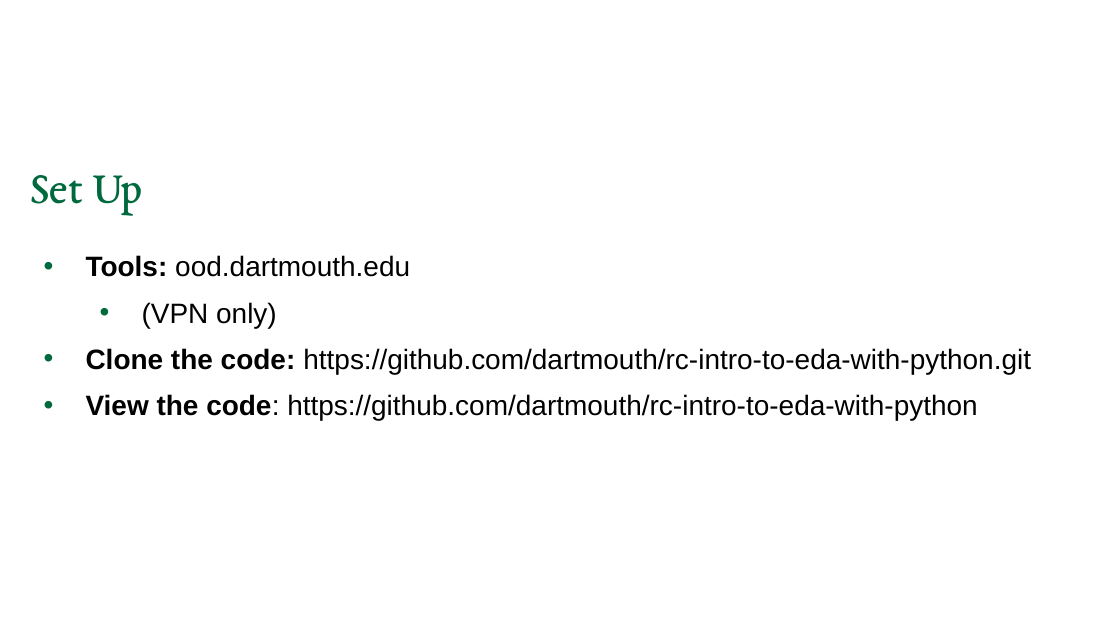
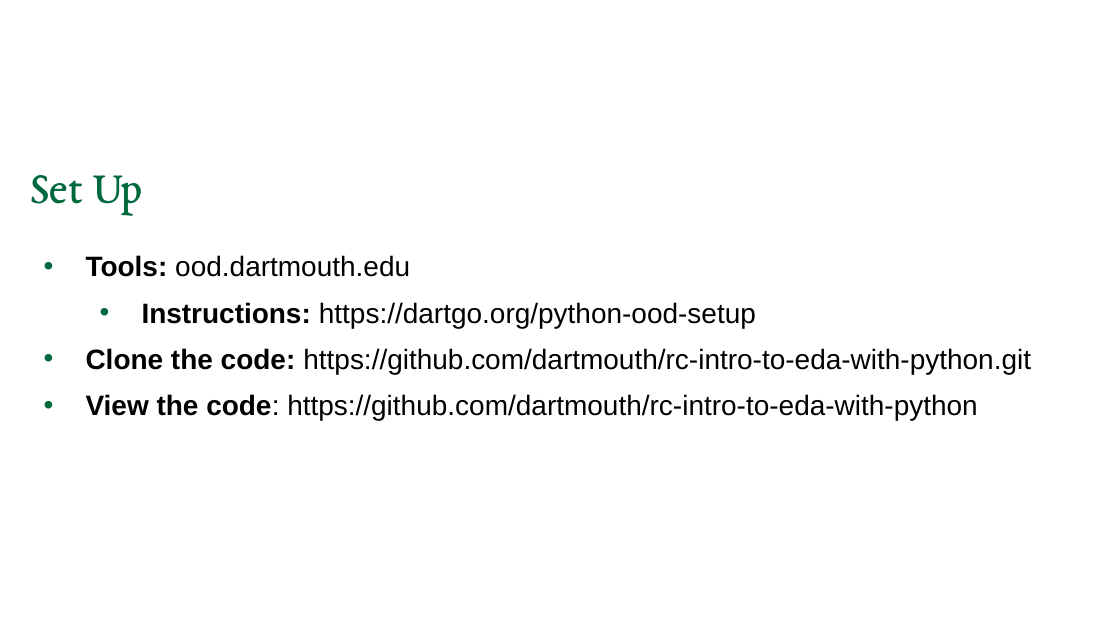
Before and after one commit to dartmouth/rc-intro-to-eda-with-python, a slide deck: slide 13 of EDA With Python.pptx. Drawn at 1120x630 pixels with LibreOffice and Linux fonts; fonts in the diff are those of the drawing; background and template pictures are left out. Boxes give left, top, right and bottom in pixels: in the first picture for what was removed or moved away, otherwise in the second. Text is boxed around its words. In the diff, an @@ line names an element or a change of style, - is before the commit and + after.

Commit message:
links

```diff
--- a/EDA With Python.pptx
+++ b/EDA With Python.pptx
@@ text at (142, 302, 756, 328): text changed @@
-  • (VPN only)
+  • Instructions: https://dartgo.org/python-ood-setup
```
